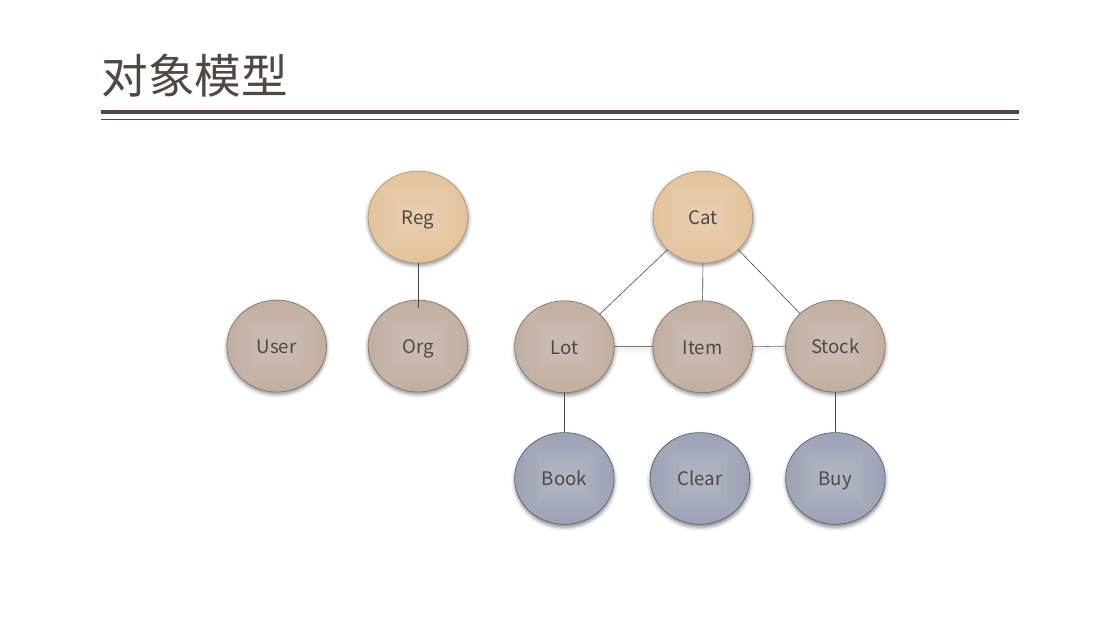
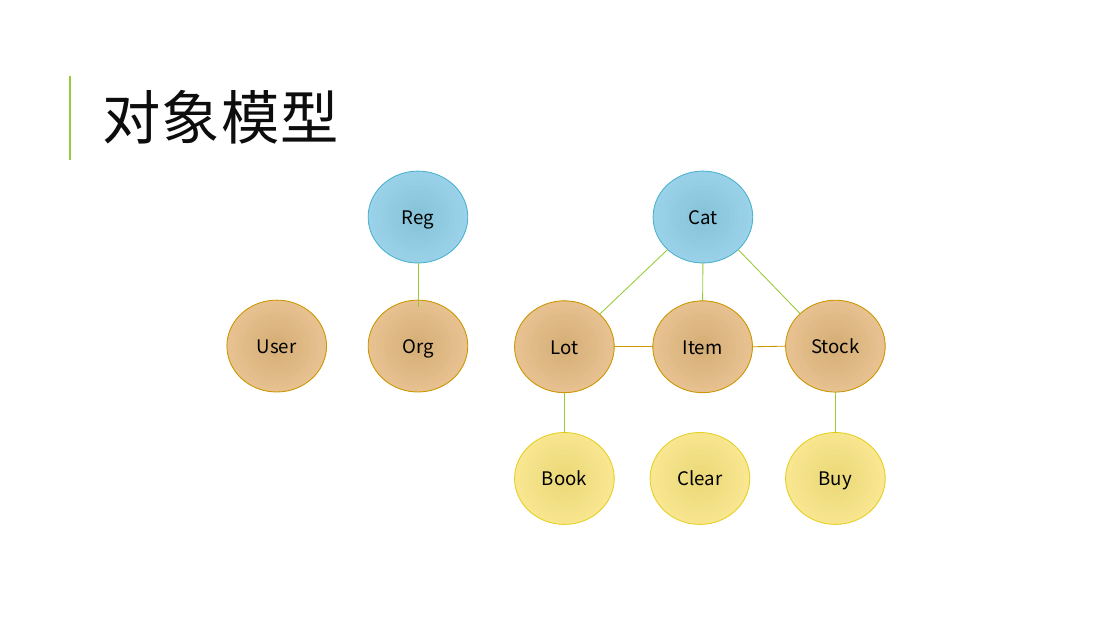
Before and after one commit to jzgi/chainsmart, a slide deck: slide 3 of Docs/品链供销平台.pptx. Drawn at 1120x630 pixels with LibreOffice and Linux fonts; fonts in the diff are those of the drawing. Boxes give left, top, right and bottom in pixels: in the first picture for what was removed or moved away, otherwise in the second. Text is boxed around its words. In the diff, an @@ line names an element or a change of style, - is before the commit and + after.

```diff
--- a/Docs/品链供销平台.pptx
+++ b/Docs/品链供销平台.pptx
@@ title "对象模型": place and size @@
-title "对象模型" at bbox=[101, 53, 288, 97]
+title "对象模型" at bbox=[102, 90, 339, 144]
@@ title "对象模型" at bbox=[102, 90, 339, 144]: size 40 to 50 pt, font Noto Sans CJK SC to Calibri, text colour #514843 to #0D0D0D, letter spacing 0 to 1 pt; line spacing 0.9 to 0.8; vertical alignment bottom to middle @@
@@ line added from (70, 160) to (70, 76), #99CB38 1.5 pt @@
@@ line removed from (1019, 112) to (102, 112) @@
@@ line removed from (1019, 120) to (102, 120) @@
@@ ellipse "Reg" at bbox=[368, 171, 468, 263]: text colour #514843 to #000000; fill gradient #E8CEAF to #E4C49D to gradient #85C3D8 to #A4DAF0; outline #AB977A 0.5 pt to #4EB3CF 0.75 pt; shadow off @@
@@ ellipse "Cat" at bbox=[654, 171, 754, 263]: text colour #514843 to #000000; fill gradient #E8CEAF to #E4C49D to gradient #85C3D8 to #A4DAF0; outline #AB977A 0.5 pt to #4EB3CF 0.75 pt; shadow off @@
@@ line (418, 263) - (418, 308): stroke #504641 0.5 pt to #99CB38 0.75 pt @@
@@ line (668, 250) - (600, 314): stroke #504641 0.5 pt to #99CB38 0.75 pt @@
@@ line (702, 301) - (703, 263): stroke #504641 0.5 pt to #99CB38 0.75 pt @@
@@ line (739, 250) - (801, 313): stroke #504641 0.5 pt to #99CB38 0.75 pt @@
@@ text colour #514843 to #000000; fill gradient #CCBDB3 to #C2AEA1 to gradient #D6AF76 to #F0C99B; outline #806F63 0.5 pt to #CC9700 0.75 pt; shadow off in 5 elements at bbox=[653, 301, 753, 392], bbox=[515, 301, 615, 392], bbox=[786, 300, 886, 392], bbox=[368, 300, 468, 392], bbox=[227, 300, 327, 392] @@
@@ line (614, 347) - (653, 347): stroke #806F63 0.5 pt to #CC9700 0.75 pt @@
@@ line (753, 347) - (786, 346): stroke #806F63 0.5 pt to #CC9700 0.75 pt @@
@@ line (565, 433) - (565, 392): stroke #504641 0.5 pt to #99CB38 0.75 pt @@
@@ line (836, 392) - (836, 433): stroke #504641 0.5 pt to #99CB38 0.75 pt @@
@@ text colour #514843 to #000000; fill gradient #B1B6C2 to #9EA5B5 to gradient #EAD979 to #FFED9C; outline #505868 0.5 pt to #E6D024 0.75 pt; shadow off in 3 elements at bbox=[515, 433, 615, 524], bbox=[786, 433, 886, 524], bbox=[650, 433, 750, 524] @@
```
Also in this commit, not shown: 26 other slides changed, 1 slide added, 32 other files.
